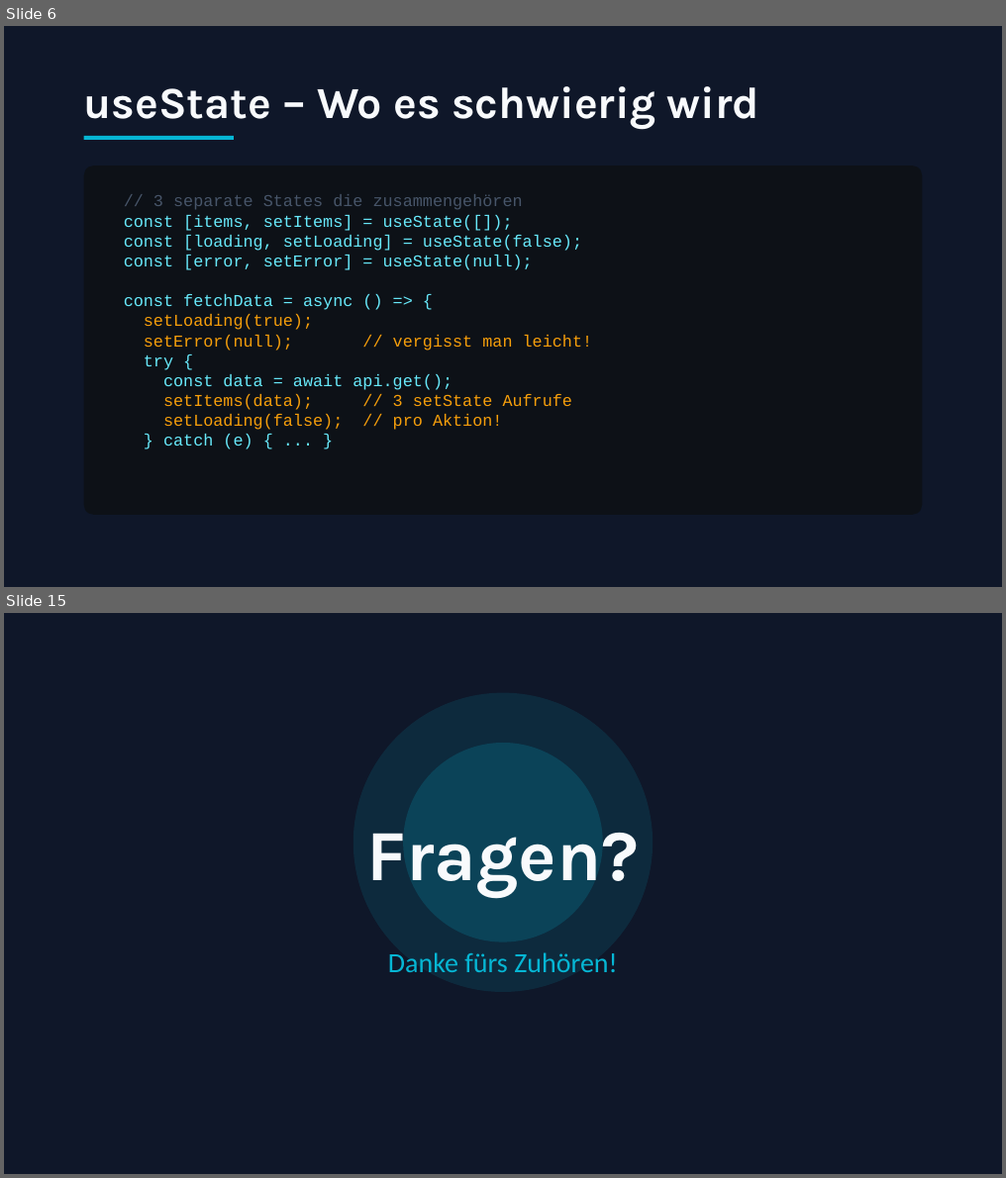
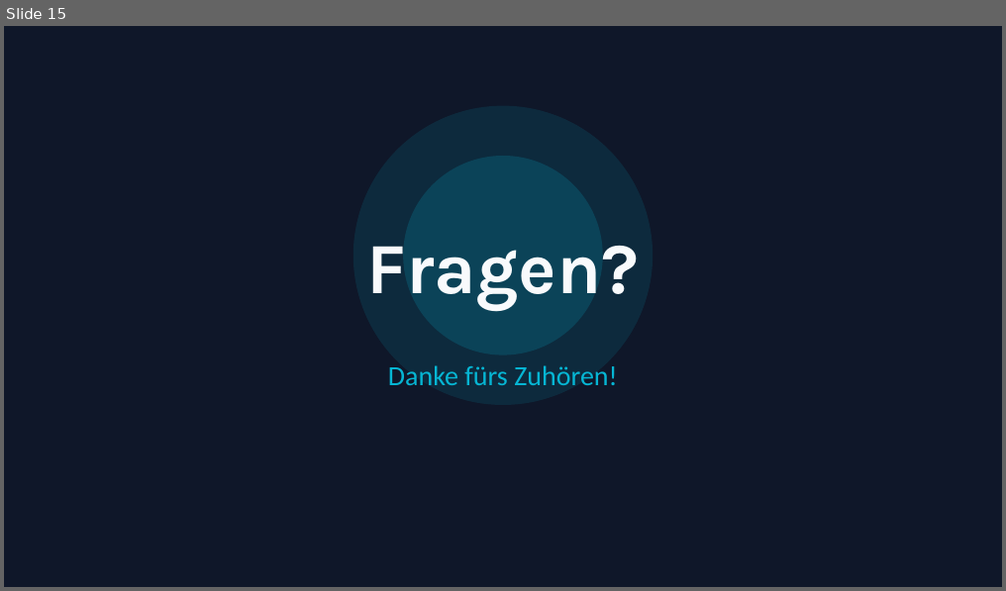
Before and after one commit to trungvt138/medieninformatik, a slide deck: WebProgramming/6.Termin/state-management-react.pptx. Shown one above the other, each under a label of ours: slides 6 and 15 before the commit, slide 15 after it; the slides between them are not shown. The pictures are 1006x1178 and 1006x591 pixels, drawn with LibreOffice and Linux fonts; fonts in the diff are those of the drawing. Boxes give left, top, right and bottom in pixels: in the first picture for what was removed or moved away, otherwise in the second. Text is boxed around its words. In the diff, an @@ line names an element or a change of style, - is before the commit and + after.

```diff
--- a/WebProgramming/6.Termin/state-management-react.pptx
+++ b/WebProgramming/6.Termin/state-management-react.pptx
@@ slide 6 removed at (x1=4, y1=26, x2=1002, y2=587), background #0F1729 @@
@@ text removed at (x1=84, y1=86, x2=759, y2=129) @@
-useState – Wo es schwierig wird
@@ rectangle removed at (x1=84, y1=136, x2=234, y2=140) @@
@@ rounded rectangle removed at (x1=84, y1=166, x2=922, y2=515) @@
@@ text removed at (x1=124, y1=194, x2=593, y2=450) @@
-// 3 separate States die zusammengehören
-const [items, setItems] = useState([]);
-const [loading, setLoading] = useState(false);
-const [error, setError] = useState(null);
-const fetchData = async () => {
-setLoading(true);
-setError(null); // vergisst man leicht!
-try {
-const data = await api.get();
-setItems(data); // 3 setState Aufrufe
-setLoading(false); // pro Aktion!
-} catch (e) { ... }
```
Also in this commit, not shown: 5 slides changed, 9 slides added, 8 other slides removed, 5 other files.
